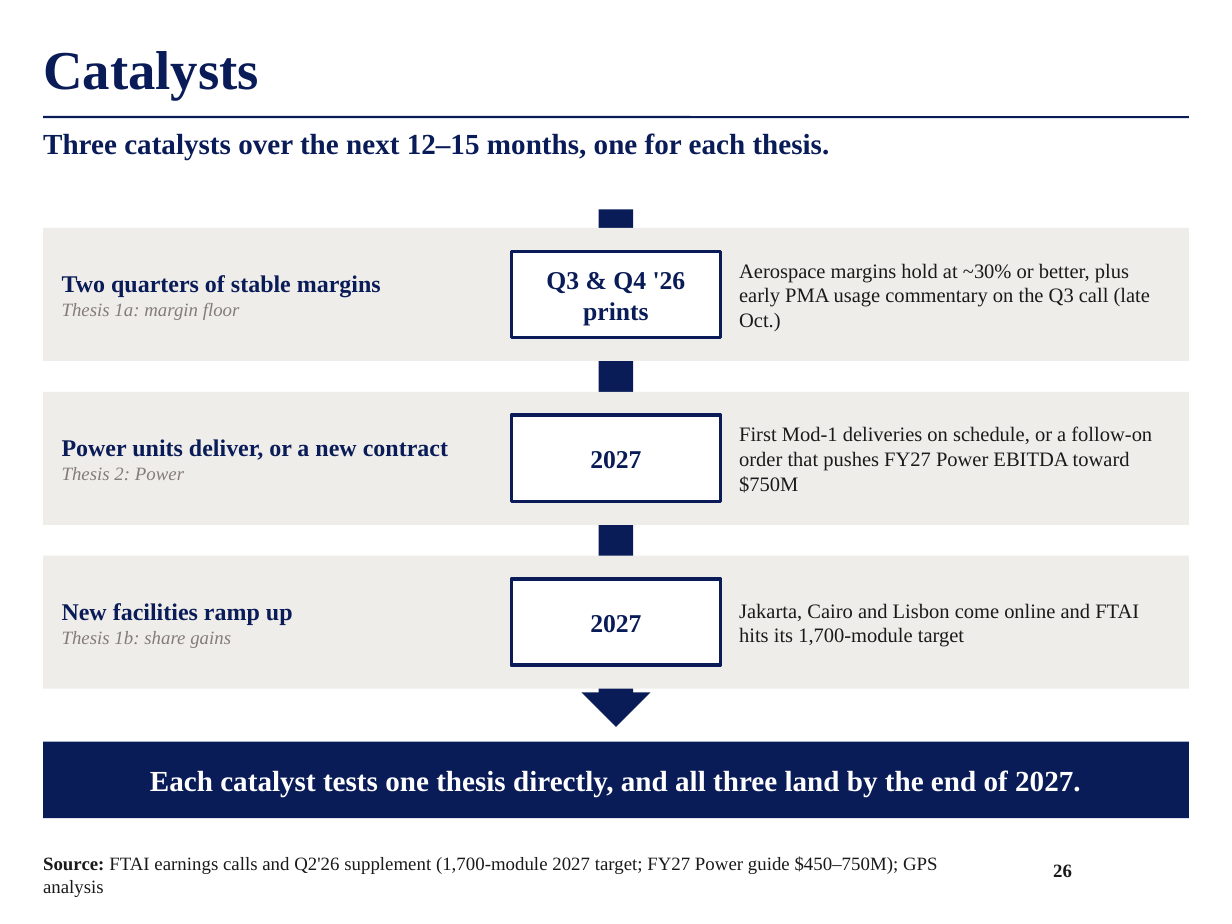
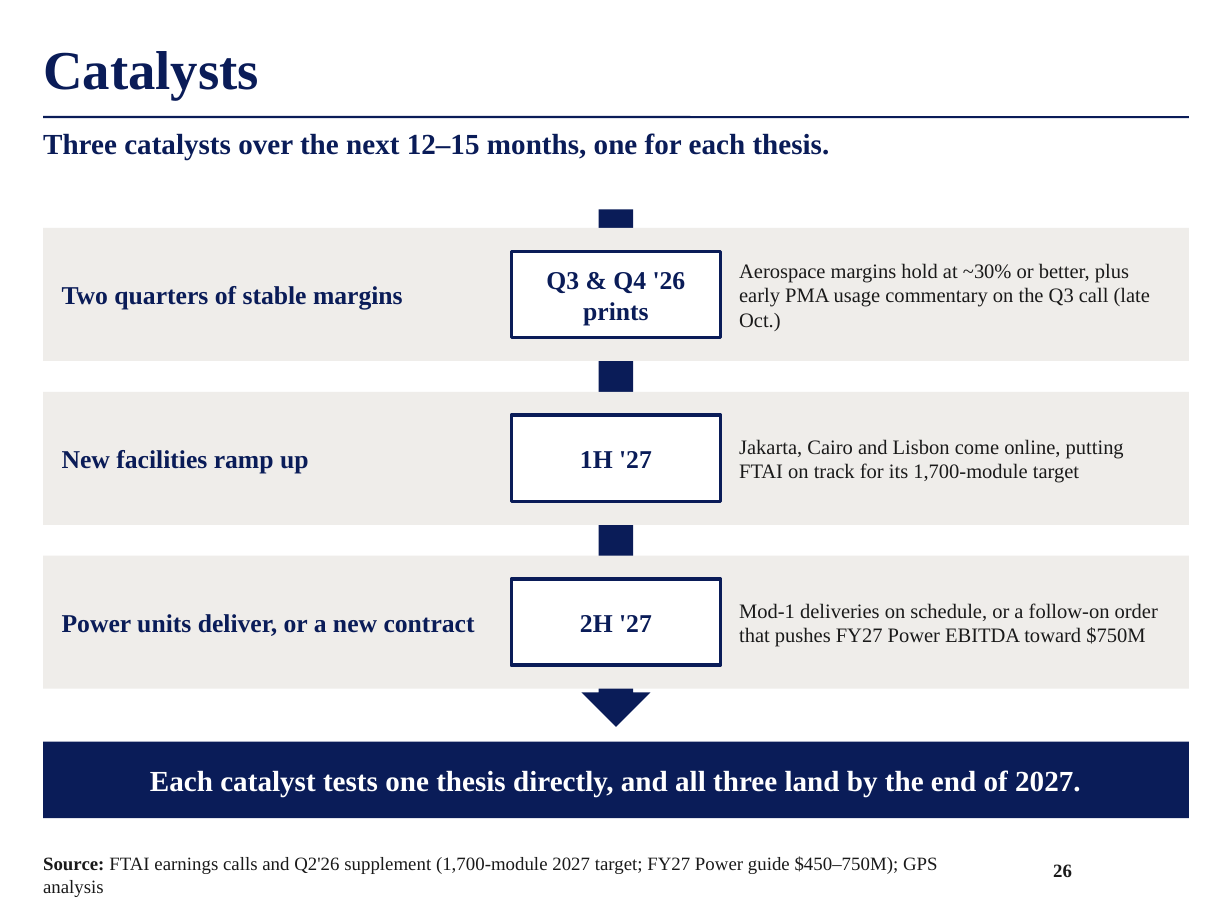
Before and after one commit to maxlsmls-dot/SPOT, a slide deck: slide 26 of deck/FTAI_Long_Pitch.pptx. Drawn at 1232x924 pixels with LibreOffice and Linux fonts; fonts in the diff are those of the drawing; background and template pictures are left out. Boxes give left, top, right and bottom in pixels: in the first picture for what was removed or moved away, otherwise in the second. Text is boxed around its words. In the diff, an @@ line names an element or a change of style, - is before the commit and + after.

```diff
--- a/deck/FTAI_Long_Pitch.pptx
+++ b/deck/FTAI_Long_Pitch.pptx
@@ text "Two quarters of stable margins" at [62,286,403,310]: size 14 to 15 pt @@
@@ text at [62,303,240,320]: paragraph removed @@
-Thesis 1a: margin floor
@@ text at [739,439,1124,483]: text changed @@
-First Mod-1 deliveries on schedule, or a follow-on order that pushes FY27 Power EBITDA toward $750M
+Jakarta, Cairo and Lisbon come online, putting FTAI on track for its 1,700-module target
@@ text at [62,450,309,474]: text changed; size 14 to 15 pt @@
-Power units deliver, or a new contract
-Thesis 2: Power
+New facilities ramp up
@@ text in rectangle at [580,451,652,468]: text changed @@
-2027
+1H '27
@@ text at [62,614,475,636]: text changed; size 14 to 15 pt @@
-New facilities ramp up
-Thesis 1b: share gains
+Power units deliver, or a new contract
@@ text in rectangle at [580,615,652,632]: text changed @@
-2027
+2H '27
@@ text at [739,603,1158,647]: text changed @@
-Jakarta, Cairo and Lisbon come online and FTAI hits its 1,700-module target
+Mod-1 deliveries on schedule, or a follow-on order that pushes FY27 Power EBITDA toward $750M
```
Also in this commit, not shown: 1 other file.
